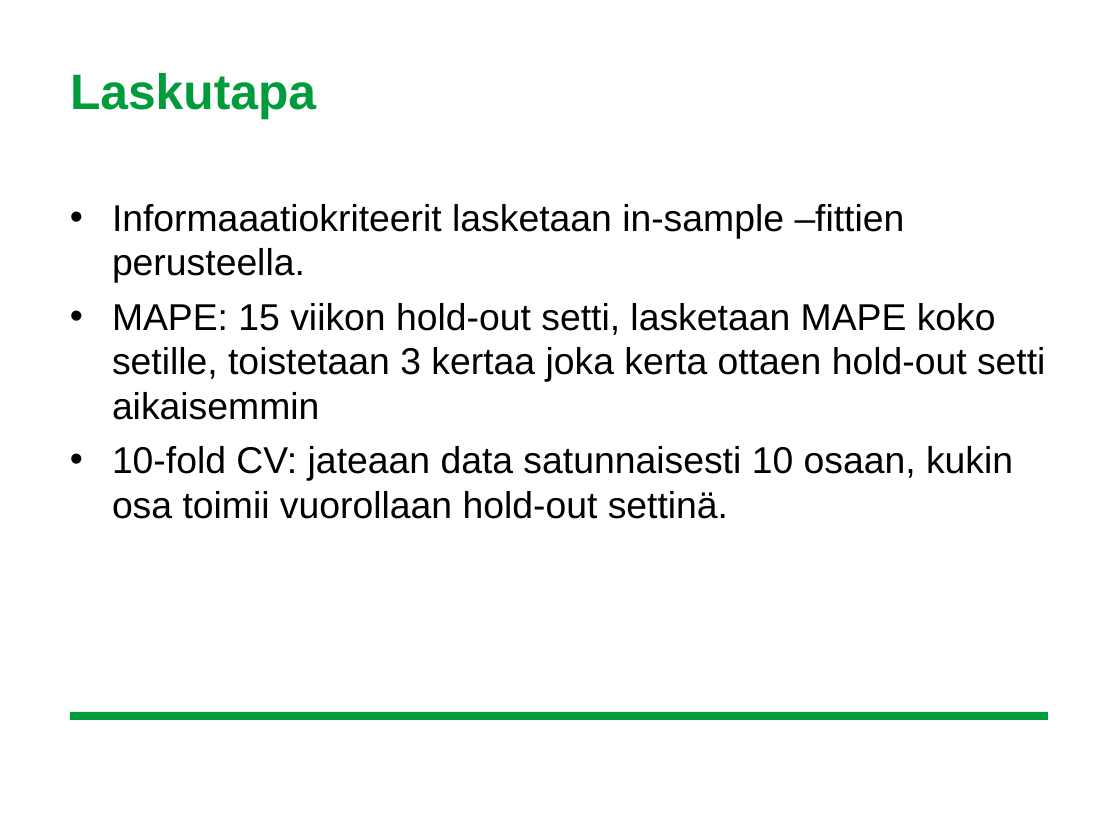
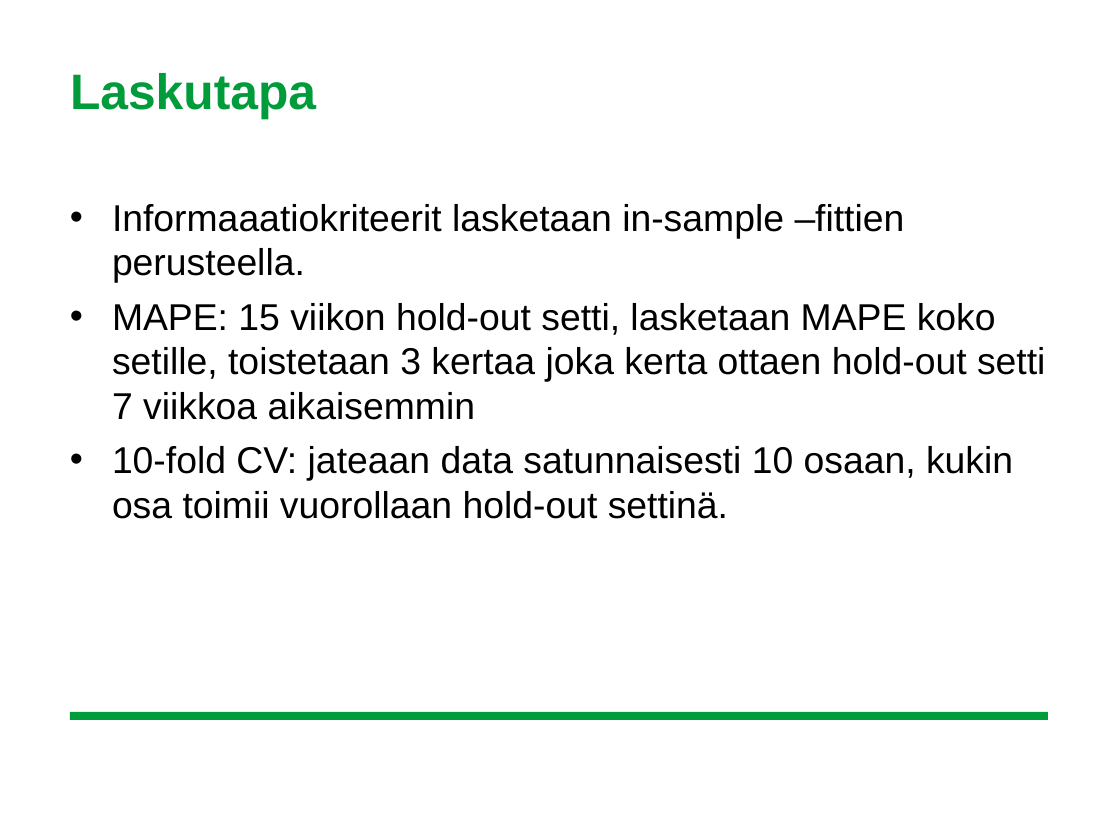
Before and after one commit to leevironty/BSC_thesis, a slide deck: slide 13 of presentations/kandisemma_valmis.ppt. Drawn at 1120x840 pixels with LibreOffice and Linux fonts; fonts in the diff are those of the drawing; background and template pictures are left out. Boxes give left, top, right and bottom in pixels: in the first picture for what was removed or moved away, otherwise in the second. Text is boxed around its words. In the diff, an @@ line names an element or a change of style, - is before the commit and + after.

```diff
--- a/presentations/kandisemma_valmis.ppt
+++ b/presentations/kandisemma_valmis.ppt
@@ text at [112,303,1045,420]: text changed @@
-• MAPE: 15 viikon hold-out setti, lasketaan MAPE koko setille, toistetaan 3 kertaa joka kerta ottaen hold-out setti aikaisemmin
+• MAPE: 15 viikon hold-out setti, lasketaan MAPE koko setille, toistetaan 3 kertaa joka kerta ottaen hold-out setti 7 viikkoa aikaisemmin
```
Also in this commit, not shown: 5 other slides changed, 1 slide added, 4 other files.
